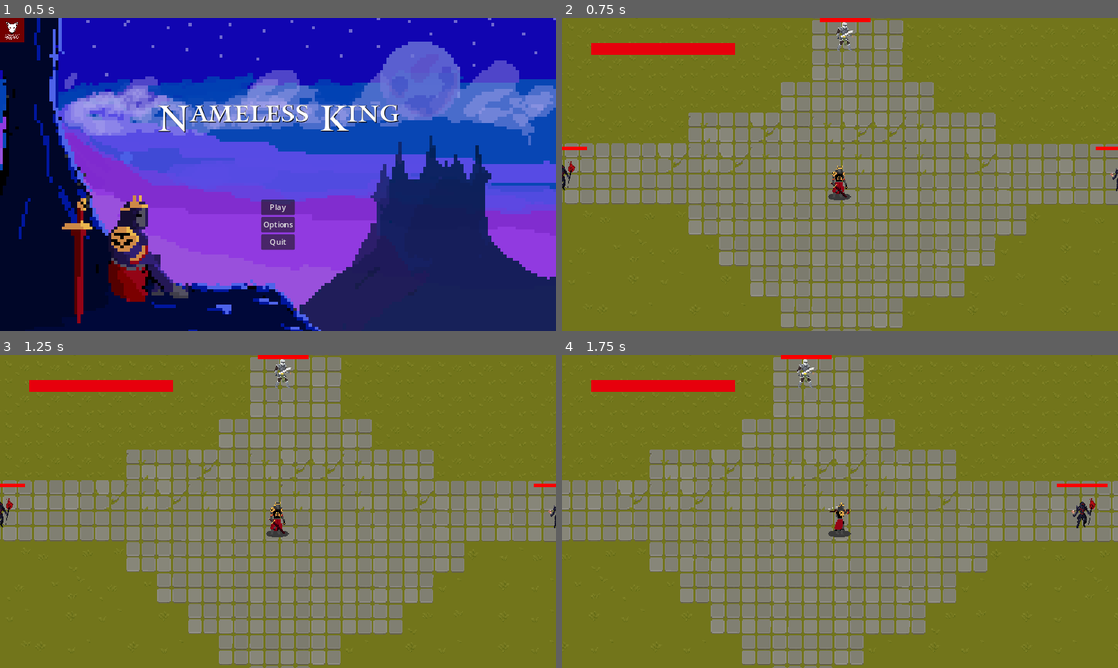
Above: before the commit, frames 1-4 (two rows, left to right).
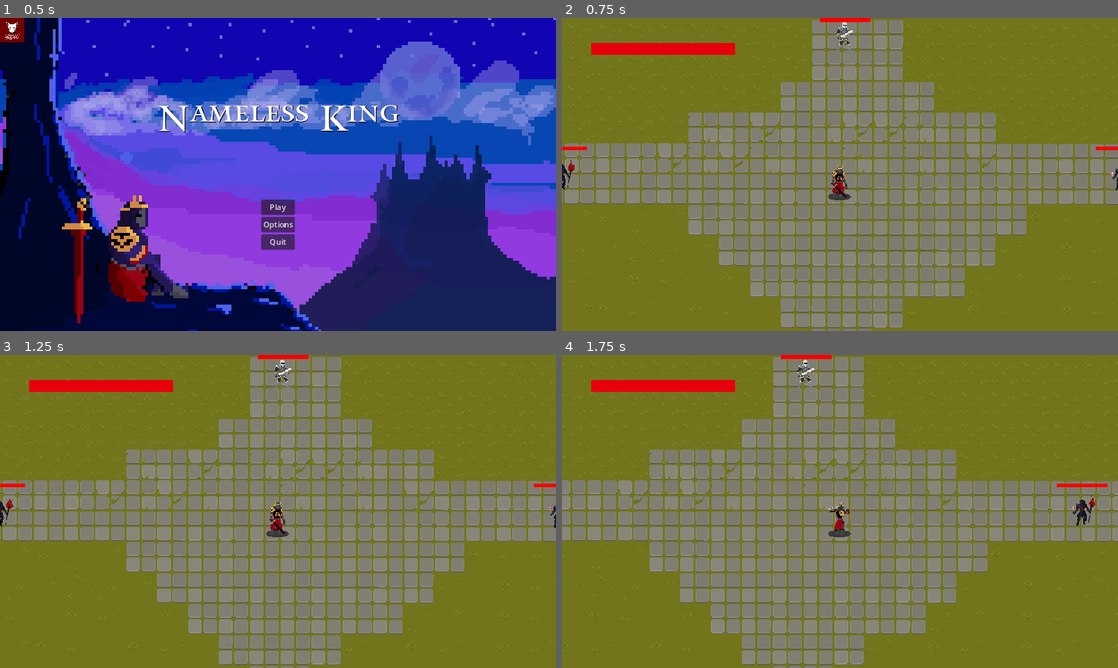
Above: after the commit, the same moments.

Repository: Mad-Rat-Interactive/Nameless-King
Game: Godot game, scene res://autoloads/scenes/main_menu.tscn
Two runs of this game, one before a commit and one after it. Both use one fixed random seed, a clock stepped at 60 frames per second and the inputs below.
Inputs:
- Up to frame 1 (0.5 s): no input
- Up to frame 2 (0.75 s): click "Play" at 0.5 s
- Up to frame 3 (1.25 s): no input
- Up to frame 4 (1.75 s): hold D (right) from 1.28 s (still down); tap E (basic_attack) at 1.35 s

Frame 1 is identical in both runs. In frame 2, less than 0.1% of the frame differs, in the area x 0-100%, y 45-56%; in frame 3, 0.1%; in frame 4, 0.2%, in the area x 42-96%, y 1-56%.

Commit message:
Basic enemy idle animation

Diff:
--- a/autoloads/scenes/enemy 1.tscn
+++ b/autoloads/scenes/enemy 1.tscn
@@ -1,7 +1,7 @@
-[gd_scene load_steps=9 format=3 uid="uid://b4218q0uyc5l7"]
+[gd_scene load_steps=15 format=3 uid="uid://b4218q0uyc5l7"]
 
 [ext_resource type="Script" path="res://scripts/enemy.gd" id="1_vki72"]
-[ext_resource type="Texture2D" uid="uid://dp5pgfiv6114k" path="res://enemy/present/enemy knight/pack_loreon_char_free/sword_1/ready_2.png" id="2_u1wfc"]
+[ext_resource type="Texture2D" uid="uid://cge37dp4tvhot" path="res://enemy/present/enemy knight/pack_loreon_char_free/sword_1/idle.png" id="2_pgebb"]
 [ext_resource type="Script" path="res://scripts/enemyhealth.gd" id="3_cdjfv"]
 
 [sub_resource type="CapsuleShape2D" id="CapsuleShape2D_n84pa"]
@@ -21,13 +21,65 @@
 [sub_resource type="StyleBoxFlat" id="StyleBoxFlat_bi86d"]
 bg_color = Color(0.975664, 4.57242e-06, 1.54018e-06, 1)
 
+[sub_resource type="Animation" id="Animation_cu0u3"]
+length = 0.001
+tracks/0/type = "value"
+tracks/0/imported = false
+tracks/0/enabled = true
+tracks/0/path = NodePath("Sprite2D:frame")
+tracks/0/interp = 1
+tracks/0/loop_wrap = true
+tracks/0/keys = {
+"times": PackedFloat32Array(0),
+"transitions": PackedFloat32Array(1),
+"update": 1,
+"values": [0]
+}
+
+[sub_resource type="Animation" id="Animation_joht7"]
+resource_name = "idle"
+length = 0.6
+loop_mode = 1
+tracks/0/type = "value"
+tracks/0/imported = false
+tracks/0/enabled = true
+tracks/0/path = NodePath("Sprite2D:frame")
+tracks/0/interp = 1
+tracks/0/loop_wrap = true
+tracks/0/keys = {
+"times": PackedFloat32Array(0, 0.1, 0.2, 0.3, 0.4),
+"transitions": PackedFloat32Array(1, 1, 1, 1, 1),
+"update": 1,
+"values": [0, 1, 2, 1, 0]
+}
+
+[sub_resource type="AnimationLibrary" id="AnimationLibrary_dgdk2"]
+_data = {
+"RESET": SubResource("Animation_cu0u3"),
+"idle": SubResource("Animation_joht7")
+}
+
+[sub_resource type="AnimationNodeAnimation" id="AnimationNodeAnimation_mx7gc"]
+animation = &"idle"
+
+[sub_resource type="AnimationNodeStateMachineTransition" id="AnimationNodeStateMachineTransition_3uvsb"]
+advance_mode = 2
+
+[sub_resource type="AnimationNodeStateMachine" id="AnimationNodeStateMachine_3ydme"]
+states/idle/node = SubResource("AnimationNodeAnimation_mx7gc")
+states/idle/position = Vector2(397, 100)
+transitions = ["Start", "idle", SubResource("AnimationNodeStateMachineTransition_3uvsb")]
+graph_offset = Vector2(-137, -18)
+
 [node name="CharacterBody2D" type="CharacterBody2D"]
 script = ExtResource("1_vki72")
 
 [node name="Sprite2D" type="Sprite2D" parent="."]
 position = Vector2(0, 9.53674e-07)
 scale = Vector2(0.993229, 0.993229)
-texture = ExtResource("2_u1wfc")
+texture = ExtResource("2_pgebb")
+hframes = 2
+vframes = 2
 
 [node name="CollisionShape2D" type="CollisionShape2D" parent="."]
 visible = false
@@ -60,6 +112,15 @@
 script = ExtResource("3_cdjfv")
 metadata/_edit_use_anchors_ = true
 
+[node name="AnimationPlayer" type="AnimationPlayer" parent="."]
+libraries = {
+"": SubResource("AnimationLibrary_dgdk2")
+}
+
+[node name="AnimationTree" type="AnimationTree" parent="."]
+tree_root = SubResource("AnimationNodeStateMachine_3ydme")
+anim_player = NodePath("../AnimationPlayer")
+
 [connection signal="health_changed" from="." to="ProgressBar" method="_on_character_body_2d_health_changed"]
 [connection signal="body_entered" from="Enemy Hitbox" to="." method="_on_enemy_hitbox_body_entered"]
 [connection signal="body_exited" from="Enemy Hitbox" to="." method="_on_enemy_hitbox_body_exited"]
--- a/autoloads/scenes/enemy 2.tscn
+++ b/autoloads/scenes/enemy 2.tscn
@@ -20,6 +20,55 @@
 
 [sub_resource type="StyleBoxFlat" id="StyleBoxFlat_bi86d"]
 bg_color = Color(0.975664, 4.57242e-06, 1.54018e-06, 1)
+
+[sub_resource type="Animation" id="Animation_1aa5x"]
+resource_name = "idle"
+length = 0.8
+loop_mode = 1
+tracks/0/type = "value"
+tracks/0/imported = false
+tracks/0/enabled = true
+tracks/0/path = NodePath("Sprite2D:frame")
+tracks/0/interp = 1
+tracks/0/loop_wrap = true
+tracks/0/keys = {
+"times": PackedFloat32Array(0, 0.1, 0.2, 0.3, 0.4, 0.5, 0.6, 0.7),
+"transitions": PackedFloat32Array(1, 1, 1, 1, 1, 1, 1, 1),
+"update": 1,
+"values": [0, 1, 2, 3, 4, 5, 6, 0]
+}
+
+[sub_resource type="Animation" id="Animation_jxsfu"]
+length = 0.001
+tracks/0/type = "value"
+tracks/0/imported = false
+tracks/0/enabled = true
+tracks/0/path = NodePath("Sprite2D:frame")
+tracks/0/interp = 1
+tracks/0/loop_wrap = true
+tracks/0/keys = {
+"times": PackedFloat32Array(0),
+"transitions": PackedFloat32Array(1),
+"update": 1,
+"values": [0]
+}
+
+[sub_resource type="AnimationLibrary" id="AnimationLibrary_085f6"]
+_data = {
+"RESET": SubResource("Animation_jxsfu"),
+"idle": SubResource("Animation_1aa5x")
+}
+
+[sub_resource type="AnimationNodeAnimation" id="AnimationNodeAnimation_8ve8p"]
+animation = &"idle"
+
+[sub_resource type="AnimationNodeStateMachineTransition" id="AnimationNodeStateMachineTransition_owhik"]
+advance_mode = 2
+
+[sub_resource type="AnimationNodeStateMachine" id="AnimationNodeStateMachine_6dqfe"]
+states/idle/node = SubResource("AnimationNodeAnimation_8ve8p")
+states/idle/position = Vector2(402, 100)
+transitions = ["Start", "idle", SubResource("AnimationNodeStateMachineTransition_owhik")]
 
 [node name="CharacterBody2D" type="CharacterBody2D"]
 script = ExtResource("1_4ypoi")
@@ -63,6 +112,15 @@
 show_percentage = false
 script = ExtResource("3_d6xi6")
 
+[node name="AnimationPlayer" type="AnimationPlayer" parent="."]
+libraries = {
+"": SubResource("AnimationLibrary_085f6")
+}
+
+[node name="AnimationTree" type="AnimationTree" parent="."]
+tree_root = SubResource("AnimationNodeStateMachine_6dqfe")
+anim_player = NodePath("../AnimationPlayer")
+
 [connection signal="health_changed" from="." to="ProgressBar" method="_on_character_body_2d_health_changed"]
 [connection signal="body_entered" from="Enemy Hitbox" to="." method="_on_enemy_hitbox_body_entered"]
 [connection signal="body_exited" from="Enemy Hitbox" to="." method="_on_enemy_hitbox_body_exited"]
Not shown: 1 places in autoloads/scenes/enemy 2.tscn that only renumber resources
Binary file added: enemy/present/enemy knight/pack_loreon_char_free/sword_1/idle.png
Not shown, added: enemy/present/enemy knight/pack_loreon_char_free/sword_1/idle.png.import
